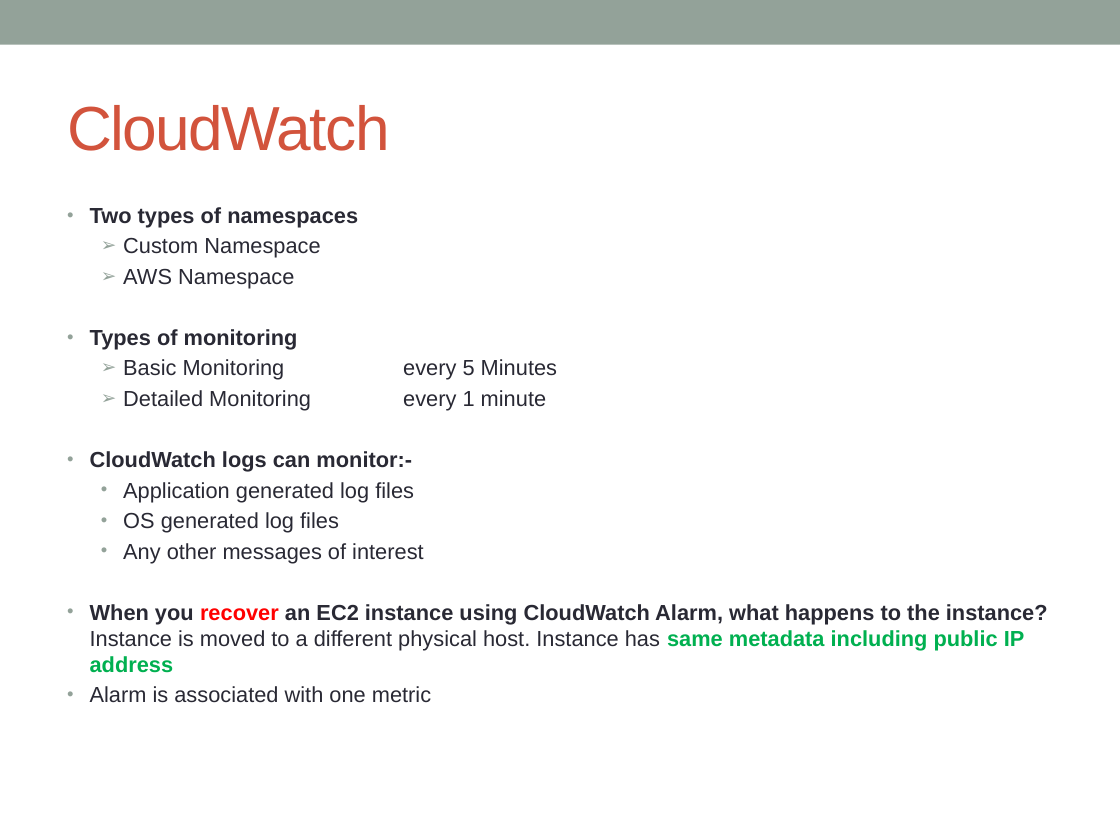
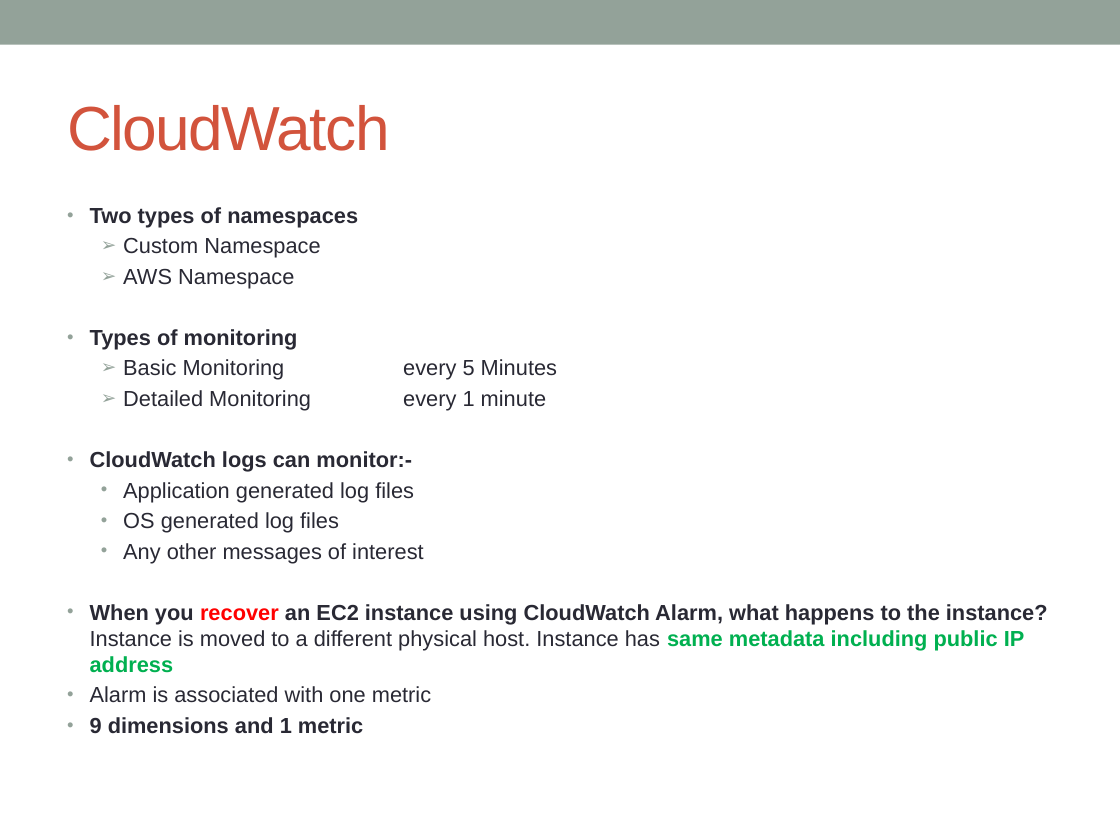
Before and after one commit to notionquest/ProjectDocumentation, a slide deck: slide 8 of AWS_Solution_Architect.pptx (slide 7 before the commit). Drawn at 1120x840 pixels with LibreOffice and Linux fonts; fonts in the diff are those of the drawing. Boxes give left, top, right and bottom in pixels: in the first picture for what was removed or moved away, otherwise in the second. Text is boxed around its words. In the diff, an @@ line names an element or a change of style, - is before the commit and + after.

```diff
--- a/AWS_Solution_Architect.pptx
+++ b/AWS_Solution_Architect.pptx
@@ text at (x1=90, y1=717, x2=363, y2=734): paragraph added @@
+• 9 dimensions and 1 metric
```
Also in this commit, not shown: 8 other slides changed, 11 slides added.
